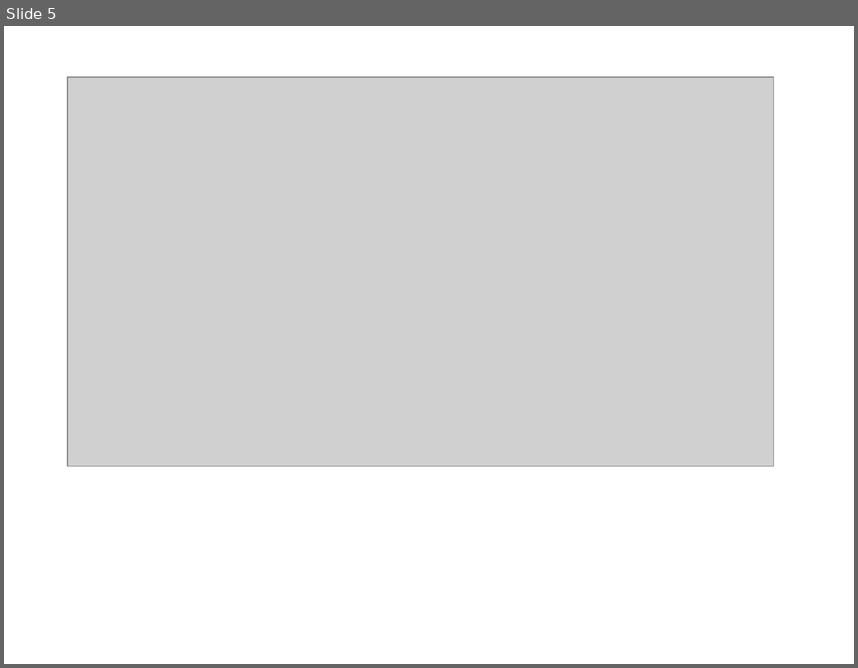
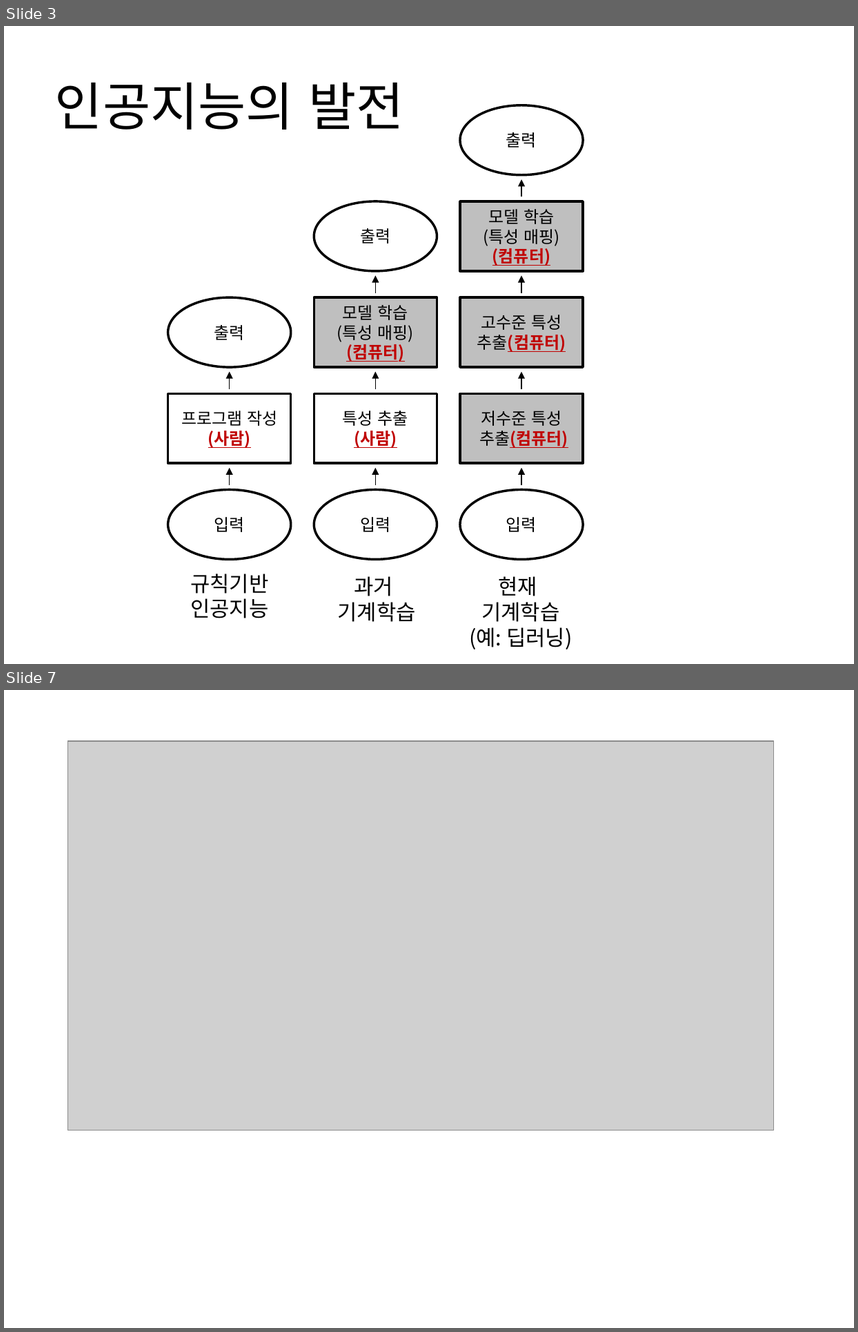
Before and after one commit to externalbrainlab/externalbrainlab.github.io, a slide deck: ppt/차트.pptx. Shown one above the other, each under a label of ours: slide 5 before the commit, slides 3 and 7 after it; the slides between them are not shown. The pictures are 858x668 and 858x1332 pixels, drawn with LibreOffice and Linux fonts; fonts in the diff are those of the drawing; grey boxes stand for pictures. Boxes give left, top, right and bottom in pixels: in the first picture for what was removed or moved away, otherwise in the second. Text is boxed around its words. In the diff, an @@ line names an element or a change of style, - is before the commit and + after.

```diff
--- a/ppt/차트.pptx
+++ b/ppt/차트.pptx
@@ slide 3 added at [4, 26, 854, 664], background #FFFFFF @@
@@ title added at [55, 82, 404, 129], 44 pt, text #000000 @@
+인공지능의 발전
@@ group added at [168, 105, 584, 649]: 9 arrows, 6 ellipses, 6 rectangles, 3 texts @@
+입력
+저수준 특성
+추출(컴퓨터)
+고수준 특성 추출(컴퓨터)
+모델 학습
+(특성 매핑)
+(컴퓨터)
+출력
+입력
+특성 추출
+(사람)
+모델 학습
+(특성 매핑)
+(컴퓨터)
+출력
+입력
+프로그램 작성
+(사람)
+출력
+규칙기반 인공지능
+과거
+기계학습
+현재
+기계학습
+(예: 딥러닝)
@@ what was slide 5 is now slide 7 @@
```
Also in this commit, not shown: 1 slide changed, 8 other slides added, 2 slides removed, 6 other files.
